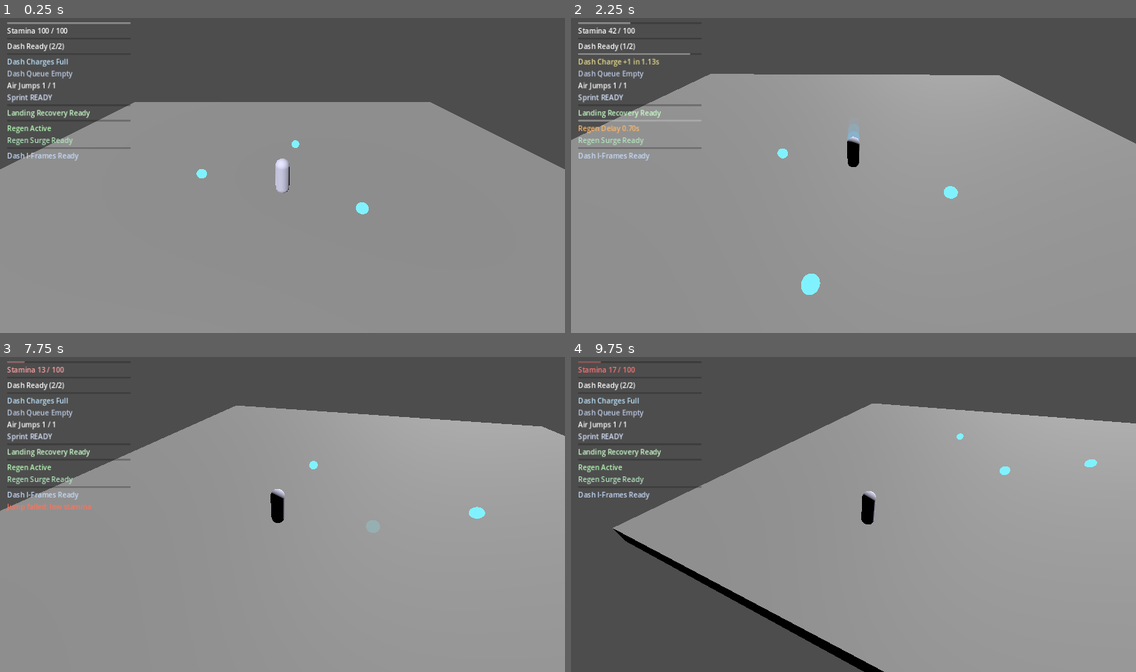
Above: before the commit, frames 1-4 (two rows, left to right).
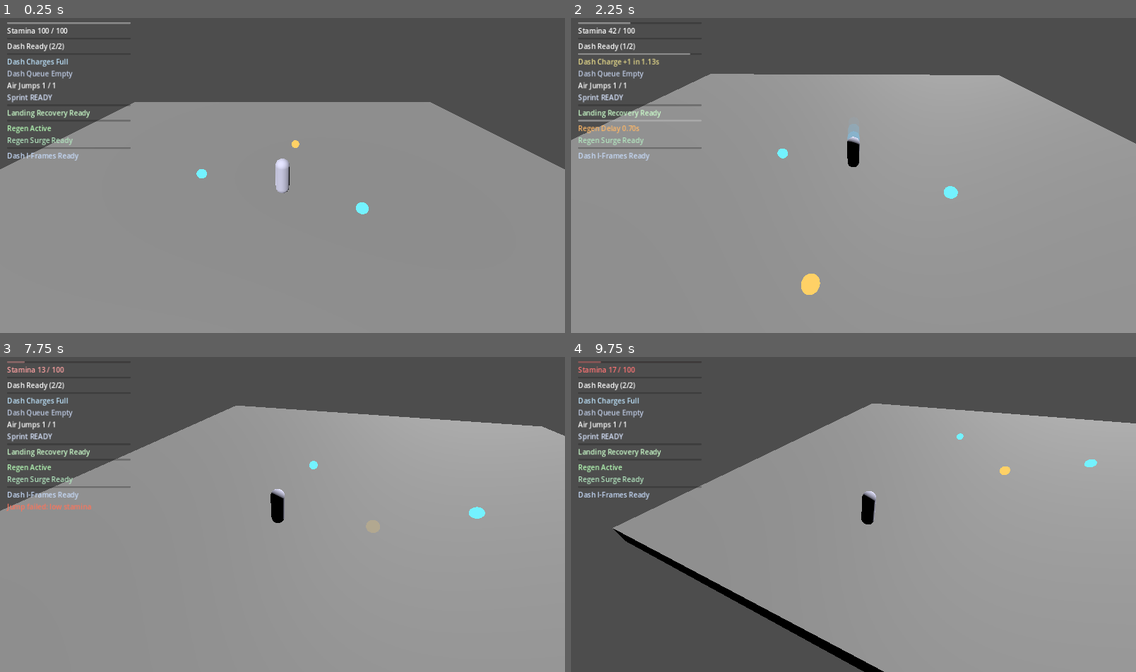
Above: after the commit, the same moments.

Repository: thegoatleroyjenkins/arpg-game
Game: Godot game, scene res://prototype3d/main_3d.tscn
Two runs of this game, one before a commit and one after it. Both use one fixed random seed, a clock stepped at 60 frames per second and the inputs below. This scene is started directly instead of the project's main scene.
Inputs (mouse positions are in pixels of both pictures, inside the frame that each line leads up to):
- Up to frame 1 (0.25 s): no input
- Up to frame 2 (2.25 s): tap Enter (ui_accept) at 0.5 s; move the mouse to (881, 172) at 0.52 s; press the mouse at (881, 172) at 0.53 s; hold W (move_up) from 0.53 s (still down); tap Space (jump) at 0.77, 1.52 s; move the mouse to (825, 175) at 1.27 s; release the mouse at (825, 175) at 1.28 s; tap R (camera_recenter) at 1.35 s; move the mouse to (864, 169) at 2.02 s; tap Q (dash) at 2.1 s
- Up to frame 3 (7.75 s): move the mouse to (276, 517) at 2.77 s; tap Shift (sprint) at 2.85, 5.85 s; tap Space (jump) at 3.02, 3.77, 4.52, 6.02, 6.77, 7.52 s; move the mouse to (322, 517) at 3.52 s; press the mouse at (322, 517) at 3.53 s; move the mouse to (237, 508) at 4.27 s; release the mouse at (237, 508) at 4.28 s; tap R (camera_recenter) at 4.35, 7.35 s; move the mouse to (288, 514) at 5.02 s; tap Q (dash) at 5.1 s; move the mouse to (259, 508) at 5.77 s; release W (move_up) at 5.78 s; hold D (move_right) 5.78-6.53 s; move the mouse to (310, 511) at 6.52 s; press the mouse at (310, 511) at 6.53 s; hold W (move_up) from 6.53 s (still down); move the mouse to (254, 514) at 7.27 s; release the mouse at (254, 514) at 7.28 s
- Up to frame 4 (9.75 s): move the mouse to (864, 508) at 8.02 s; tap Q (dash) at 8.1 s; move the mouse to (847, 517) at 8.77 s; release W (move_up) at 8.78 s; hold A (move_left) 8.78-9.53 s; tap Shift (sprint) at 8.85 s; tap Space (jump) at 9.02 s; move the mouse to (893, 517) at 9.52 s; press the mouse at (893, 517) at 9.53 s; hold W (move_up) from 9.53 s (still down)

The runs differ from the first frame. In frame 1, less than 0.1% of the frame differs, in the area x 51-53%, y 38-42%; in frame 2, 0.2%, in the area x 40-45%, y 81-88%; in frame 3, less than 0.1%; in frame 4, less than 0.1%.

Commit message:
Add data-driven visual identity for stamina pickup profiles

Diff:
--- a/prototype3d/stamina_pickup_3d.gd
+++ b/prototype3d/stamina_pickup_3d.gd
@@ -47,6 +47,11 @@
 @export_range(0.0, 1.0, 0.01) var respawn_telegraph_max_alpha: float = 0.8
 @export var respawn_telegraph_pulse_speed: float = 8.0
 
+@export_group("Visual")
+@export var visual_albedo_color: Color = Color(0.5, 0.95, 1.0, 1.0)
+@export var visual_emission_color: Color = Color(0.35, 0.8, 1.0, 1.0)
+@export_range(0.0, 4.0, 0.05) var visual_emission_energy: float = 1.15
+
 @onready var mesh: MeshInstance3D = $MeshInstance3D
 @onready var collision: CollisionShape3D = $CollisionShape3D
 
@@ -328,8 +333,12 @@
 		var mat := StandardMaterial3D.new()
 		mat.transparency = BaseMaterial3D.TRANSPARENCY_ALPHA
 		mat.shading_mode = BaseMaterial3D.SHADING_MODE_UNSHADED
-		mat.albedo_color = Color(0.5, 0.95, 1.0, clamped_alpha)
 		mesh.material_override = mat
 	var material := mesh.material_override as StandardMaterial3D
 	if material != null:
-		material.albedo_color.a = clamped_alpha
+		var albedo_color := visual_albedo_color
+		albedo_color.a = clamped_alpha
+		material.albedo_color = albedo_color
+		material.emission_enabled = visual_emission_energy > 0.0
+		material.emission = visual_emission_color
+		material.emission_energy_multiplier = max(0.0, visual_emission_energy)
--- a/prototype3d/stamina_pickup_profile_3d.gd
+++ b/prototype3d/stamina_pickup_profile_3d.gd
@@ -48,3 +48,8 @@
 @export_range(0.0, 1.0, 0.01) var respawn_telegraph_min_alpha: float = 0.2
 @export_range(0.0, 1.0, 0.01) var respawn_telegraph_max_alpha: float = 0.8
 @export var respawn_telegraph_pulse_speed: float = 8.0
+
+@export_group("Visual")
+@export var visual_albedo_color: Color = Color(0.5, 0.95, 1.0, 1.0)
+@export var visual_emission_color: Color = Color(0.35, 0.8, 1.0, 1.0)
+@export_range(0.0, 4.0, 0.05) var visual_emission_energy: float = 1.15
--- a/prototype3d/stamina_pickup_profile_quick_3d.tres
+++ b/prototype3d/stamina_pickup_profile_quick_3d.tres
@@ -6,3 +6,6 @@
 script = ExtResource("1_profile_script")
 stamina_restore = 18.0
 respawn_time = 6.0
+visual_albedo_color = Color(1, 0.82, 0.4, 1)
+visual_emission_color = Color(1, 0.65, 0.22, 1)
+visual_emission_energy = 1.35
--- a/prototype3d/stamina_pickup_profile_standard_3d.tres
+++ b/prototype3d/stamina_pickup_profile_standard_3d.tres
@@ -6,3 +6,6 @@
 script = ExtResource("1_profile_script")
 stamina_restore = 24.0
 respawn_time = 8.0
+visual_albedo_color = Color(0.45, 0.95, 1, 1)
+visual_emission_color = Color(0.3, 0.8, 1, 1)
+visual_emission_energy = 1.1
Not shown, changed: README.md
